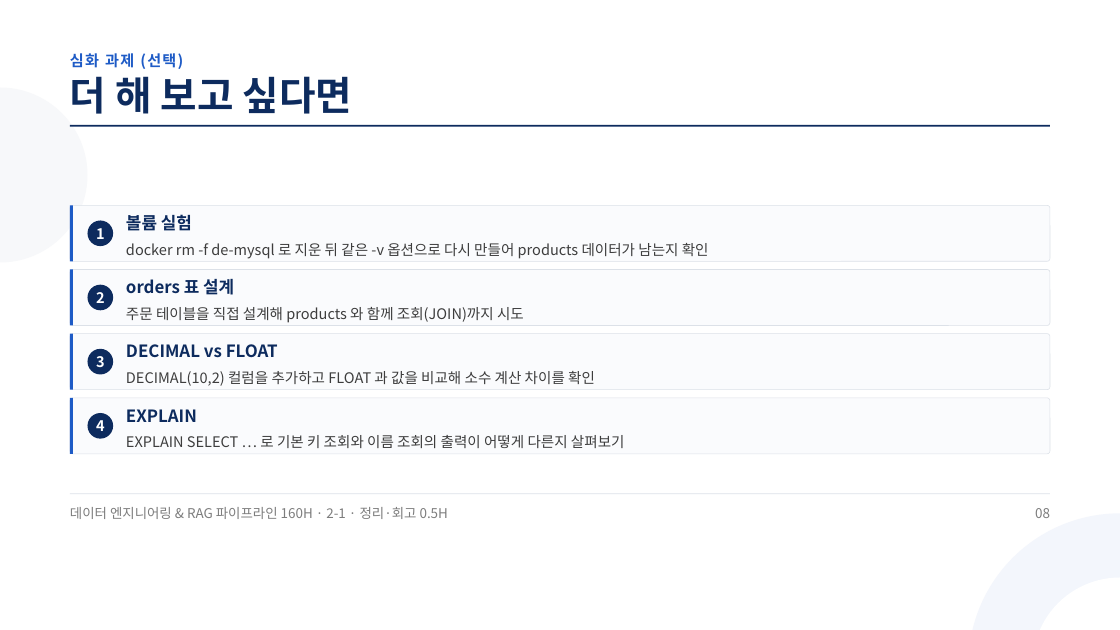
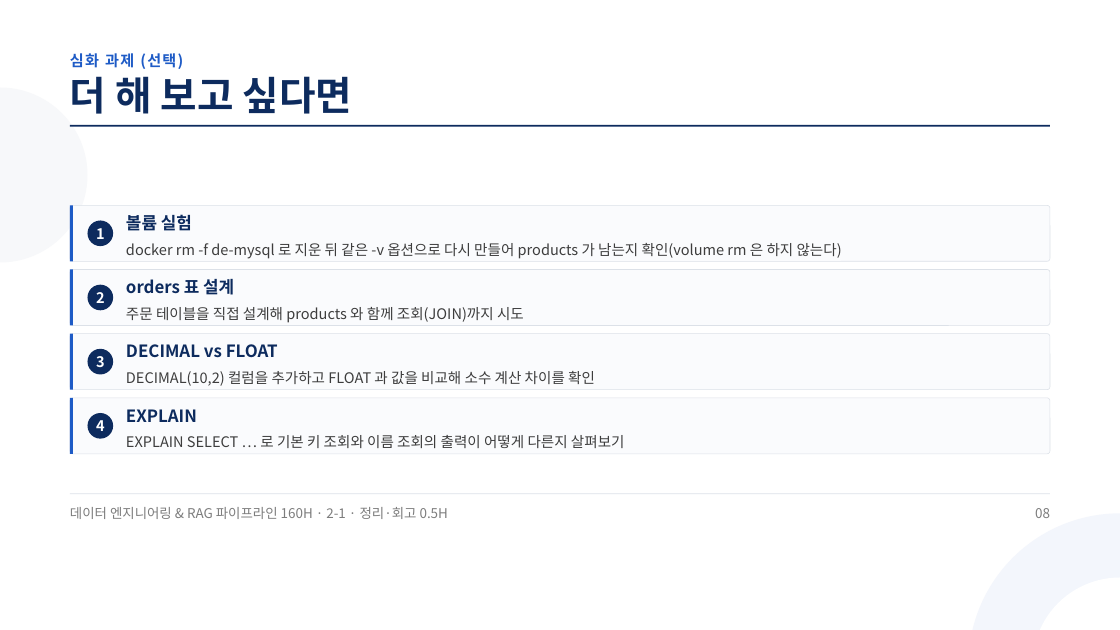
Before and after one commit to aebonlee/materials, a slide deck: slide 8 of data-eng/decks/w2d1s4.pptx. Drawn at 1120x630 pixels with LibreOffice and Linux fonts; fonts in the diff are those of the drawing. Boxes give left, top, right and bottom in pixels: in the first picture for what was removed or moved away, otherwise in the second. Text is boxed around its words. In the diff, an @@ line names an element or a change of style, - is before the commit and + after.

```diff
--- a/data-eng/decks/w2d1s4.pptx
+++ b/data-eng/decks/w2d1s4.pptx
@@ text at <box>126,243,842,259</box>: text changed @@
-docker rm -f de-mysql 로 지운 뒤 같은 -v 옵션으로 다시 만들어 products 데이터가 남는지 확인
+docker rm -f de-mysql 로 지운 뒤 같은 -v 옵션으로 다시 만들어 products 가 남는지 확인(volume rm 은 하지 않는다)
```
Also in this commit, not shown: 3 other slides changed, 26 other files.
